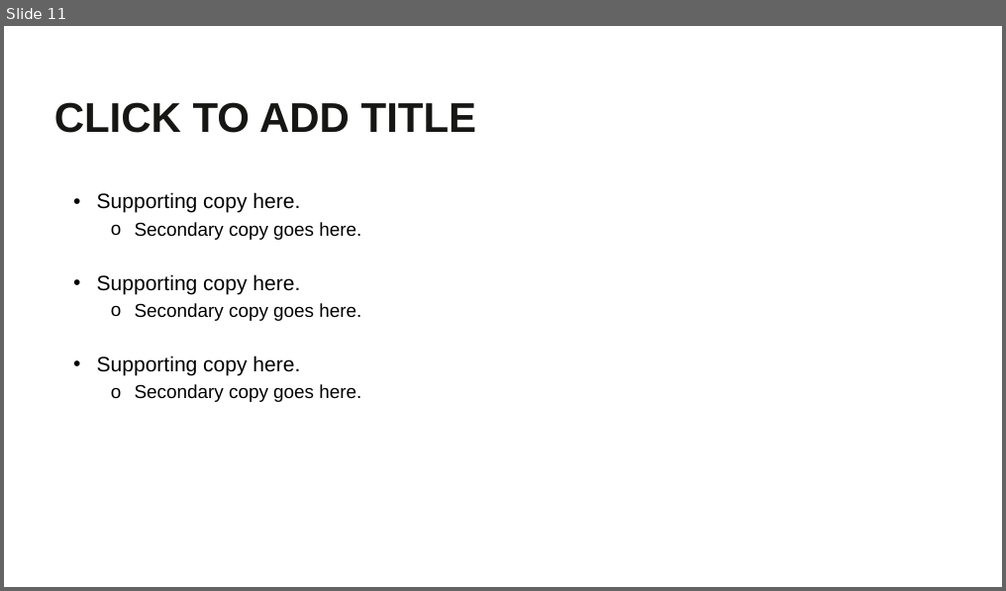
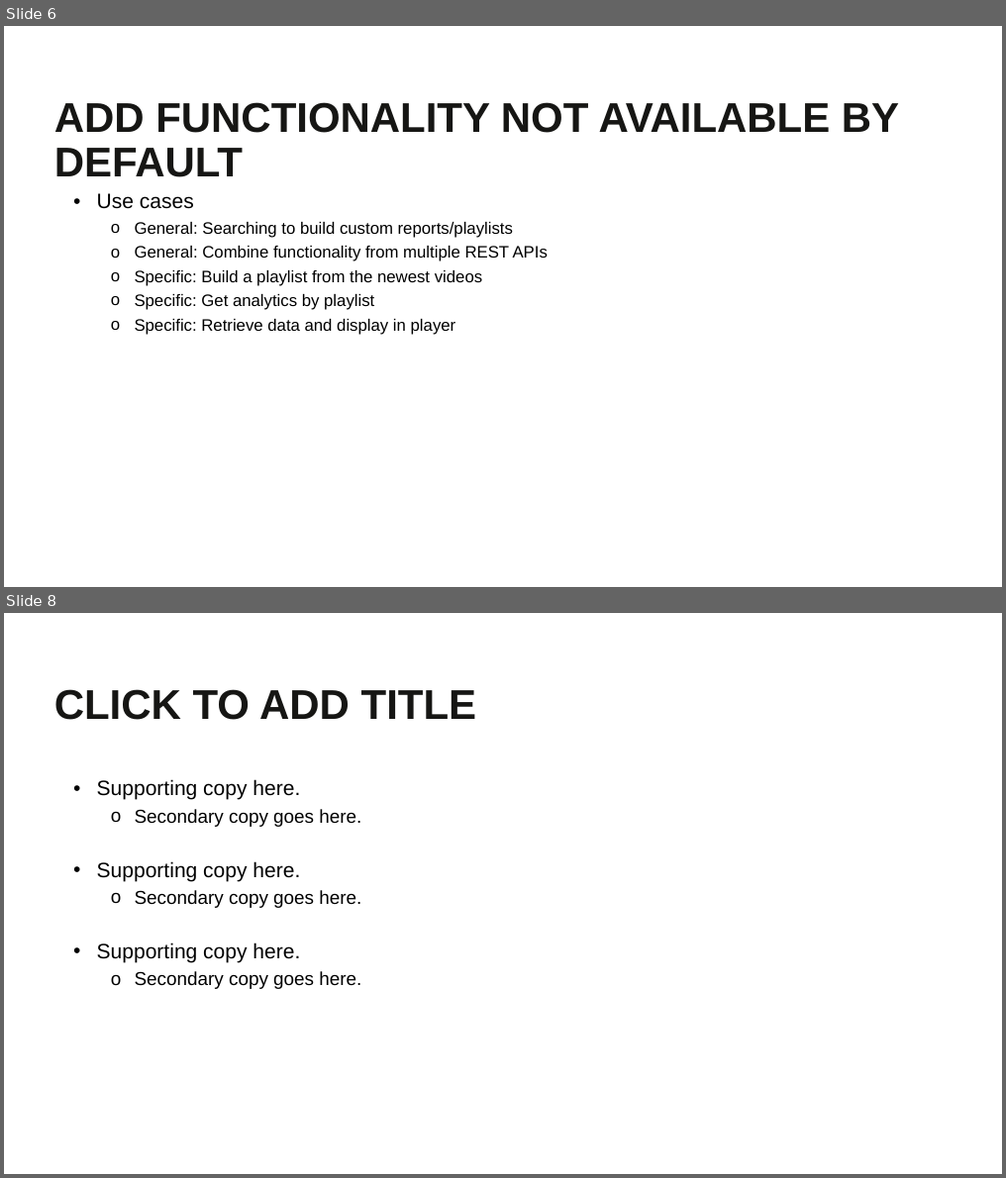
Before and after one commit to BrightcoveLearning/BCL-LearningSamples, a slide deck: PLAYTV2020/matt-boles-video.pptx. Shown one above the other, each under a label of ours: slide 11 before the commit, slides 6 and 8 after it; the slides between them are not shown. The pictures are 1006x591 and 1006x1178 pixels, drawn with LibreOffice and Linux fonts; fonts in the diff are those of the drawing; background and template pictures are left out. Boxes give left, top, right and bottom in pixels: in the first picture for what was removed or moved away, otherwise in the second. Text is boxed around its words. In the diff, an @@ line names an element or a change of style, - is before the commit and + after.

```diff
--- a/PLAYTV2020/matt-boles-video.pptx
+++ b/PLAYTV2020/matt-boles-video.pptx
@@ slide 6 added at (4, 26, 1002, 587), background #FFFFFF @@
@@ text added at (54, 102, 899, 177), 40 pt, text #161614, bold @@
+ADD FUNCTIONALITY NOT AVAILABLE BY DEFAULT
@@ text added at (97, 193, 548, 335), 16 pt, text #000000 @@
+• Use cases
+  o General: Searching to build custom reports/playlists
+  o General: Combine functionality from multiple REST APIs
+  o Specific: Build a playlist from the newest videos
+  o Specific: Get analytics by playlist
+  o Specific: Retrieve data and display in player
@@ what was slide 11 is now slide 8 @@
```
Also in this commit, not shown: 1 slide changed, 7 other slides added, 3 slides removed, 1 other file.
